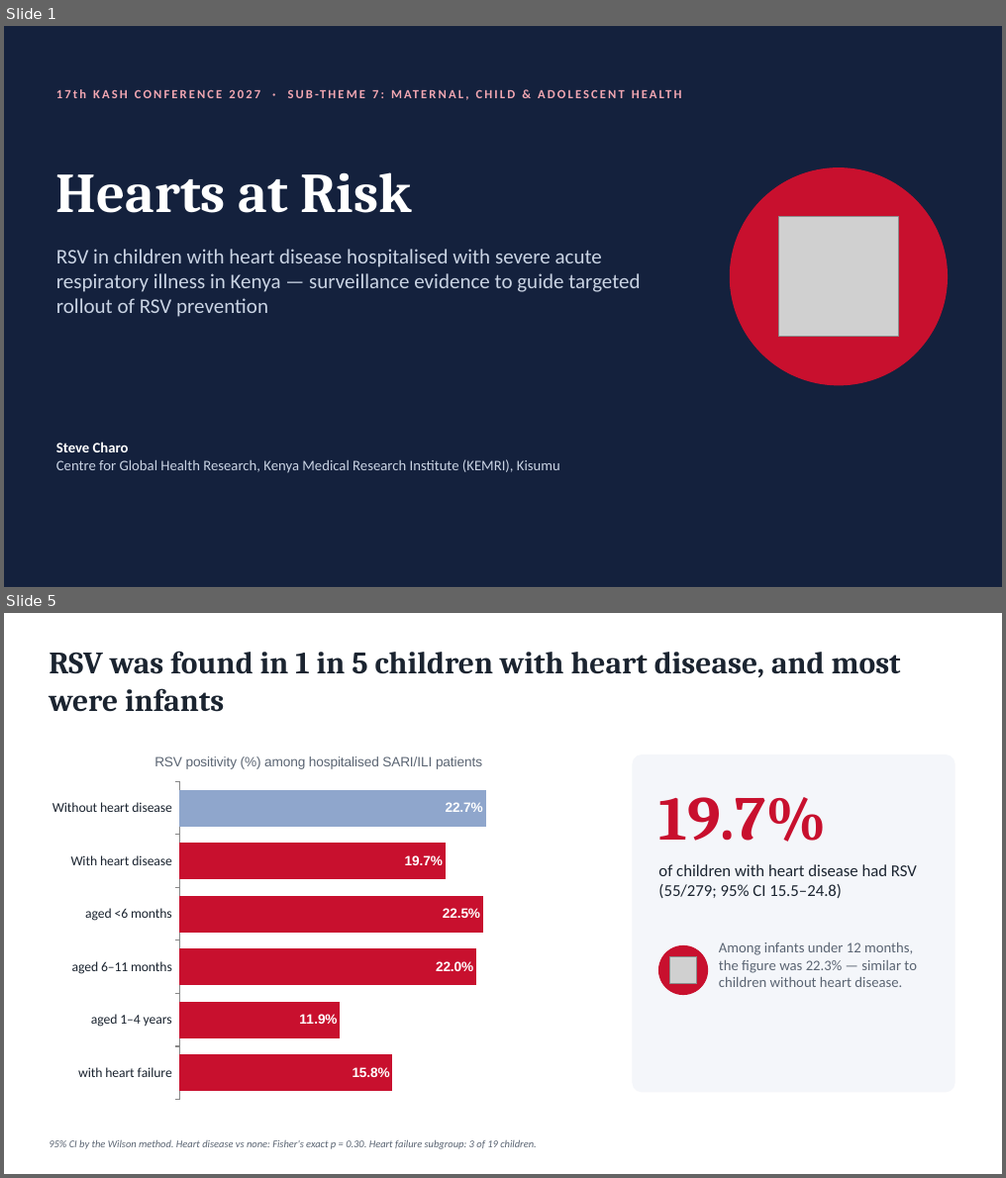
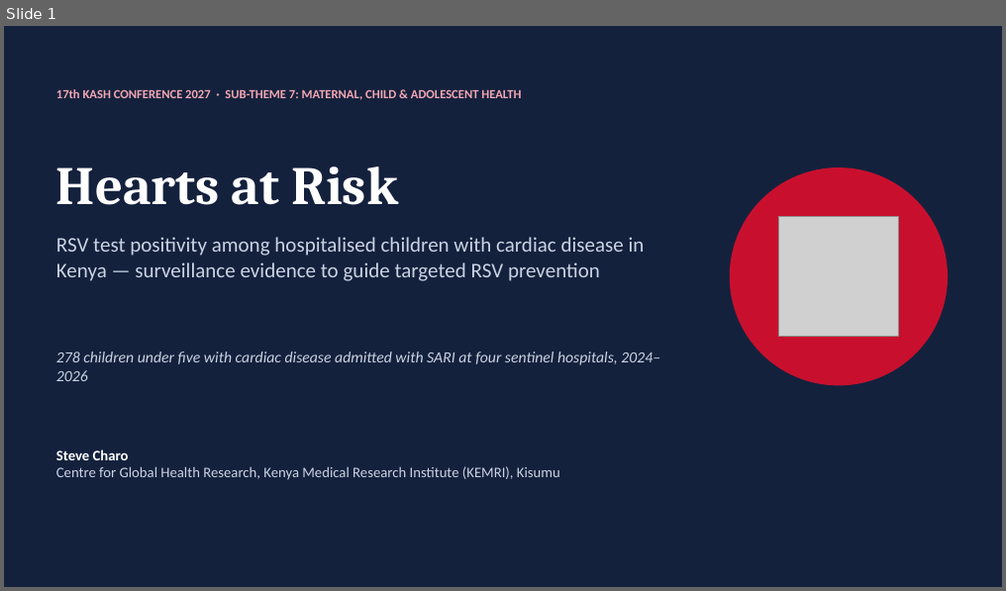
Before and after one commit to Fludevs-hub/RSV-Cardiac-Analysis, a slide deck: Abstract write up/RSV_Hearts_at_Risk.pptx. Shown one above the other, each under a label of ours: slides 1 and 5 before the commit, slide 1 after it; the slides between them are not shown. The pictures are 1006x1178 and 1006x591 pixels, drawn with LibreOffice and Linux fonts; fonts in the diff are those of the drawing; grey boxes stand for pictures. Boxes give left, top, right and bottom in pixels: in the first picture for what was removed or moved away, otherwise in the second. Text is boxed around its words. In the diff, an @@ line names an element or a change of style, - is before the commit and + after.

```diff
--- a/Abstract write up/RSV_Hearts_at_Risk.pptx
+++ b/Abstract write up/RSV_Hearts_at_Risk.pptx
@@ slide 5 removed at bbox=[4, 613, 1002, 1174], background #FFFFFF @@
@@ text removed at bbox=[49, 651, 901, 712] @@
-RSV was found in 1 in 5 children with heart disease, and most were infants
@@ bar stacked chart removed at bbox=[42, 741, 595, 1107] @@
-title "RSV positivity (%) among hospitalised SARI/ILI patients"
-categories: Without heart disease, With heart disease,    aged <6 months,    aged 6–11 months,    aged 1–4 years,    with heart failure
-Series 1: 22.7, 0, 0, 0, 0, 0
-Series 2: 0, 19.7, 22.5, 22, 11.9, 15.8
@@ rounded rectangle removed at bbox=[633, 756, 954, 1092] @@
@@ text removed at bbox=[658, 797, 827, 842] @@
-19.7%
@@ text removed at bbox=[658, 864, 917, 898] @@
-of children with heart disease had RSV (55/279; 95% CI 15.5–24.8)
@@ ellipse removed at bbox=[659, 947, 708, 995] @@
@@ picture removed at bbox=[669, 957, 696, 983] @@
@@ text removed at bbox=[719, 943, 917, 987] @@
-Among infants under 12 months, the figure was 22.3% — similar to children without heart disease.
@@ text removed at bbox=[49, 1140, 537, 1150] @@
-95% CI by the Wilson method. Heart disease vs none: Fisher's exact p = 0.30. Heart failure subgroup: 3 of 19 children.
@@ slide 1 changed as well @@
@@ text "17th KASH CONFERENCE 2027 · ..." at bbox=[56, 89, 521, 100]: letter spacing 2 to 0 pt @@
@@ text "Hearts at Risk" at bbox=[56, 167, 398, 205]: size 54 to 52 pt @@
@@ text at bbox=[56, 237, 645, 281]: text changed @@
-RSV in children with heart disease hospitalised with severe acute respiratory illness in Kenya — surveillance evidence to guide targeted rollout of RSV prevention
+RSV test positivity among hospitalised children with cardiac disease in Kenya — surveillance evidence to guide targeted RSV prevention
@@ text added at bbox=[56, 352, 660, 381], 15 pt, text #C9D3E3, italic @@
+278 children under five with cardiac disease admitted with SARI at four sentinel hospitals, 2024–2026
@@ text "Steve Charo": place and size @@
-text "Steve Charo" at bbox=[56, 442, 560, 473]
+text "Steve Charo" at bbox=[56, 450, 560, 480]
```
Also in this commit, not shown: 5 other slides changed, 6 slides added, 4 other slides removed, 4 other files.
